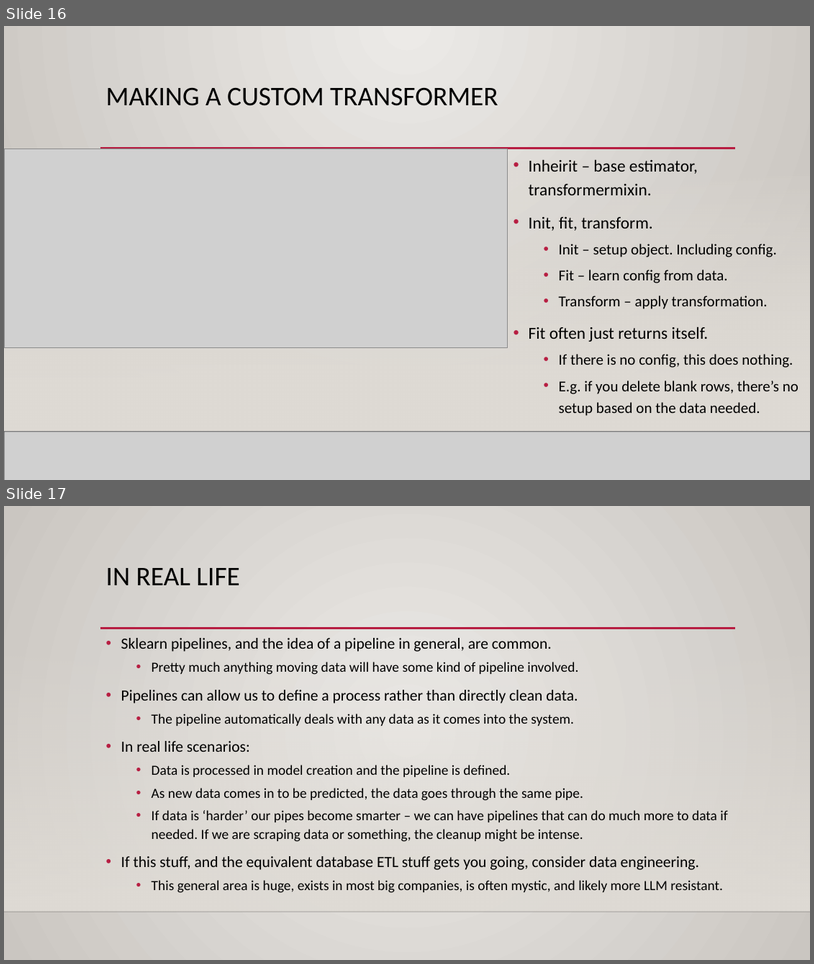
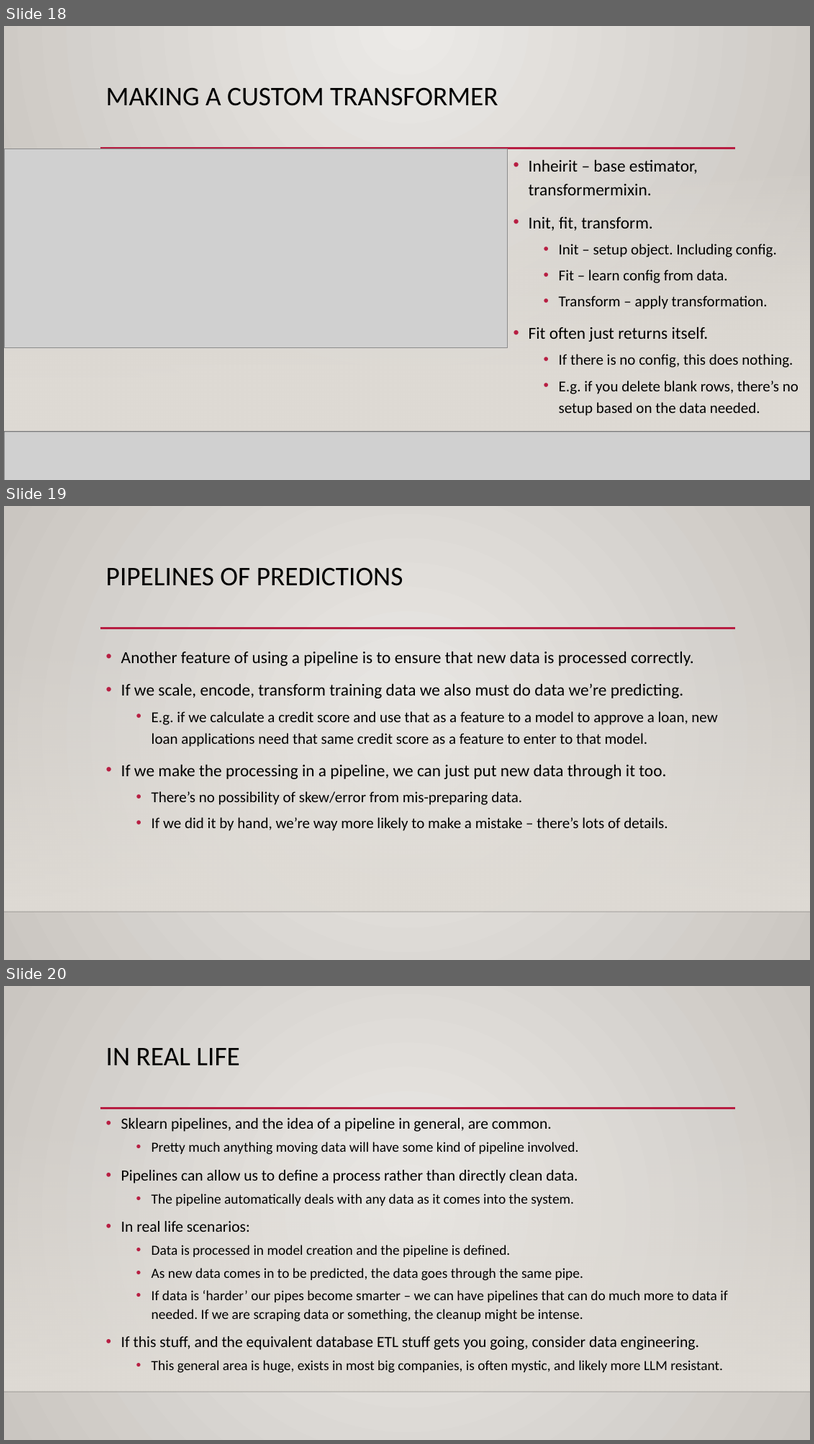
Before and after one commit to AkeemSemperDataScience/Programming_Basics_for_Machine_Learning_Students, a slide deck: reference_material/slides/028_pipelines.pptx. Shown one above the other, each under a label of ours: slides 16 and 17 before the commit, slides 18, 19 and 20 after it. The pictures are 814x964 and 814x1444 pixels, drawn with LibreOffice and Linux fonts; fonts in the diff are those of the drawing; grey boxes stand for pictures; background and template pictures are left out. Boxes give left, top, right and bottom in pixels: in the first picture for what was removed or moved away, otherwise in the second. Text is boxed around its words. In the diff, an @@ line names an element or a change of style, - is before the commit and + after.

```diff
--- a/reference_material/slides/028_pipelines.pptx
+++ b/reference_material/slides/028_pipelines.pptx
@@ slide 19 added at [4,506,810,960], background gradient #ECEAE7 to #CAC7C1; not listed: 3 template elements that a slide beside it also shows @@
@@ title added at [106,567,404,586], 32 pt, text #000000 @@
+PIPELINES OF PREDICTIONS
@@ text added at [121,651,718,831], 18 pt, text #000000 @@
+• Another feature of using a pipeline is to ensure that new data is processed correctly.
+• If we scale, encode, transform training data we also must do data we’re predicting.
+  • E.g. if we calculate a credit score and use that as a feature to a model to approve a loan, new loan applications need that same credit score as a feature to enter to that model.
+• If we make the processing in a pipeline, we can just put new data through it too.
+  • There’s no possibility of skew/error from mis-preparing data.
+  • If we did it by hand, we’re way more likely to make a mistake – there’s lots of details.
@@ what was slide 16 is now slide 18 @@
@@ what was slide 17 is now slide 20 @@
```
Also in this commit, not shown: 4 slides changed, 2 other slides added, 6 other files.
